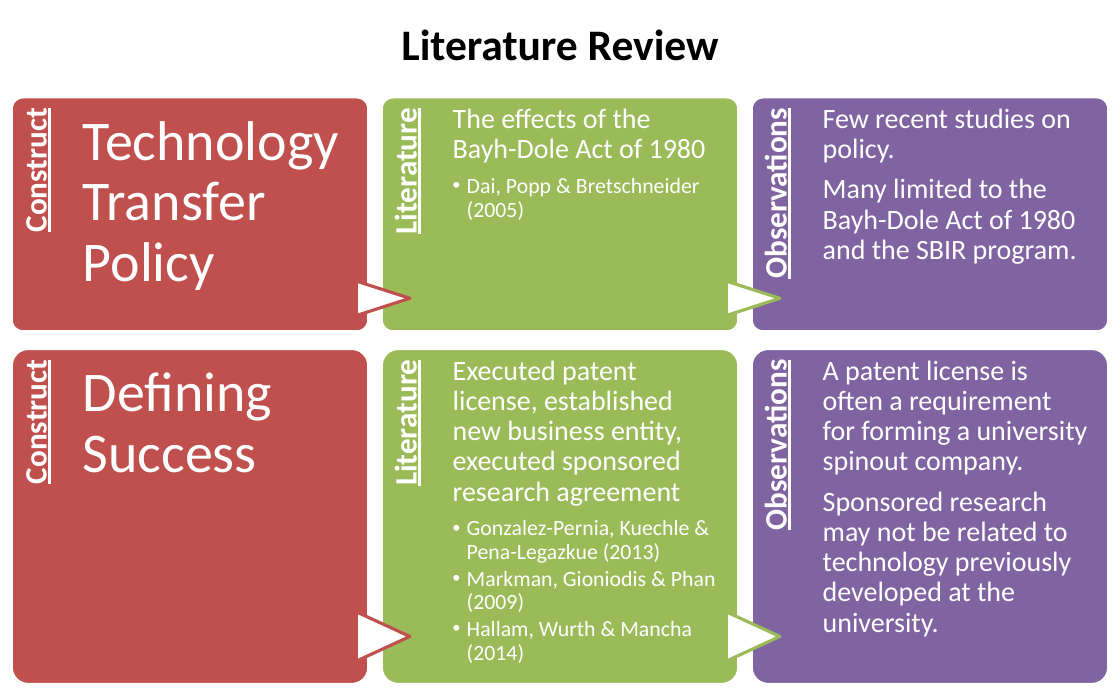
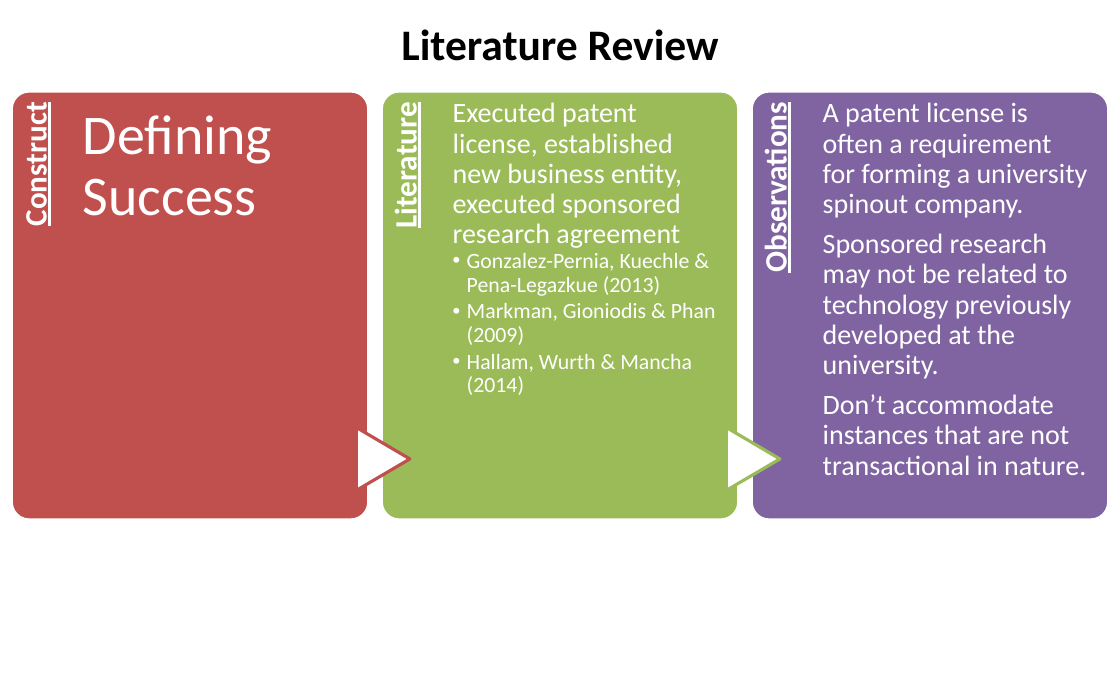
Before and after one commit to SLU-Courses-Townes/SOC5600, a slide deck: slide 11 of FinalProject/Presentation/Townes_SOC5600_FinalProject_Presentation.pptx (slide 10 before the commit). Drawn at 1120x700 pixels with LibreOffice and Linux fonts; fonts in the diff are those of the drawing. Boxes give left, top, right and bottom in pixels: in the first picture for what was removed or moved away, otherwise in the second. Text is boxed around its words. In the diff, an @@ line names an element or a change of style, - is before the commit and + after.

```diff
--- a/FinalProject/Presentation/Townes_SOC5600_FinalProject_Presentation.pptx
+++ b/FinalProject/Presentation/Townes_SOC5600_FinalProject_Presentation.pptx
@@ text "Construct": place and size @@
-text "Construct" at [17,120,55,228]
+text "Construct" at [17,114,55,222]
@@ rounded rectangle: place and size @@
-rounded rectangle at [11,97,368,333]
+rounded rectangle at [11,91,368,520]
@@ text "Defining Success": place and size @@
-text "Defining Success" at [83,372,272,473]
+text "Defining Success" at [83,115,272,216]
@@ text "Literature": place and size @@
-text "Literature" at [387,120,425,230]
+text "Literature" at [387,114,425,224]
@@ rounded rectangle: place and size @@
-rounded rectangle at [381,97,738,333]
+rounded rectangle at [381,91,738,520]
@@ text "Executed patent license, established new ...": place and size @@
-text "Executed patent license, established new ..." at [467,520,716,663]
+text "Executed patent license, established new ..." at [453,102,716,395]
@@ text at [453,102,682,248]: less space between paragraphs @@
@@ text "Observations": place and size @@
-text "Observations" at [757,125,795,274]
+text "Observations" at [757,119,795,268]
@@ rounded rectangle: place and size @@
-rounded rectangle at [752,97,1109,333]
+rounded rectangle at [752,91,1109,520]
@@ text "A patent license is often ...": place and size @@
-text "A patent license is often ..." at [823,360,1088,637]
+text "A patent license is often ..." at [823,102,1088,475]
@@ group removed at [83,108,1077,315]: 3 texts, 2 flow chart extracts @@
-Technology Transfer Policy
-The effects of the Bayh-Dole Act of 1980
-  •• Dai, Popp & Bretschneider (2005)
-Few recent studies on policy.
-Many limited to the Bayh-Dole Act of 1980 and the SBIR program.
@@ group removed at [11,348,1109,684]: 3 rounded rectangles, 3 texts @@
-Construct
-Literature
-Observations
@@ text at [823,394,1086,475]: paragraph added @@
+Don’t accommodate instances that are not transactional in nature.
@@ flow chart extract: place and size @@
-flow chart extract at [356,612,410,661]
+flow chart extract at [356,428,410,491]
@@ flow chart extract: place and size @@
-flow chart extract at [726,612,780,661]
+flow chart extract at [726,428,780,491]
```
Also in this commit, not shown: 15 other slides changed, 7 slides added, 1 slide removed.
